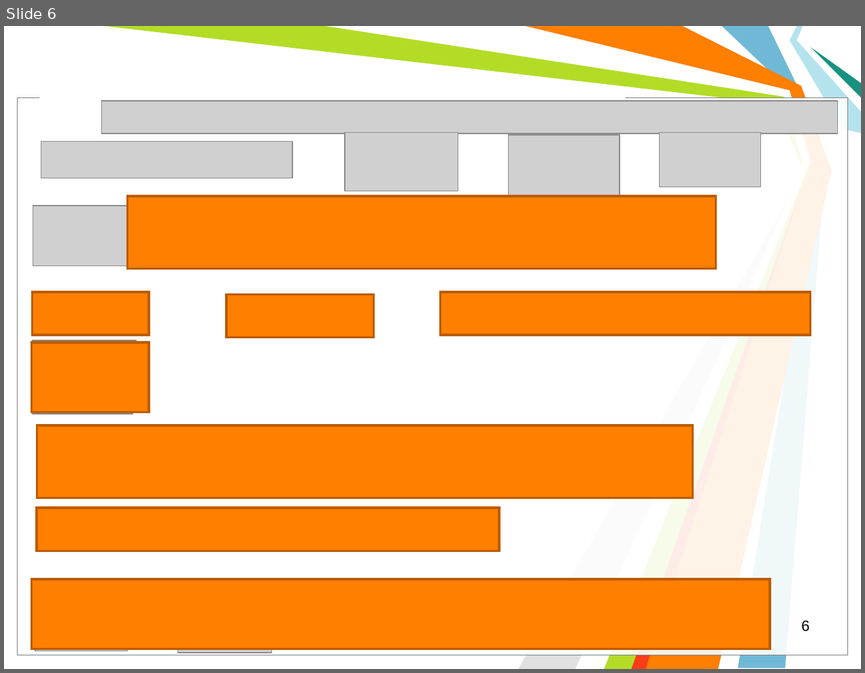
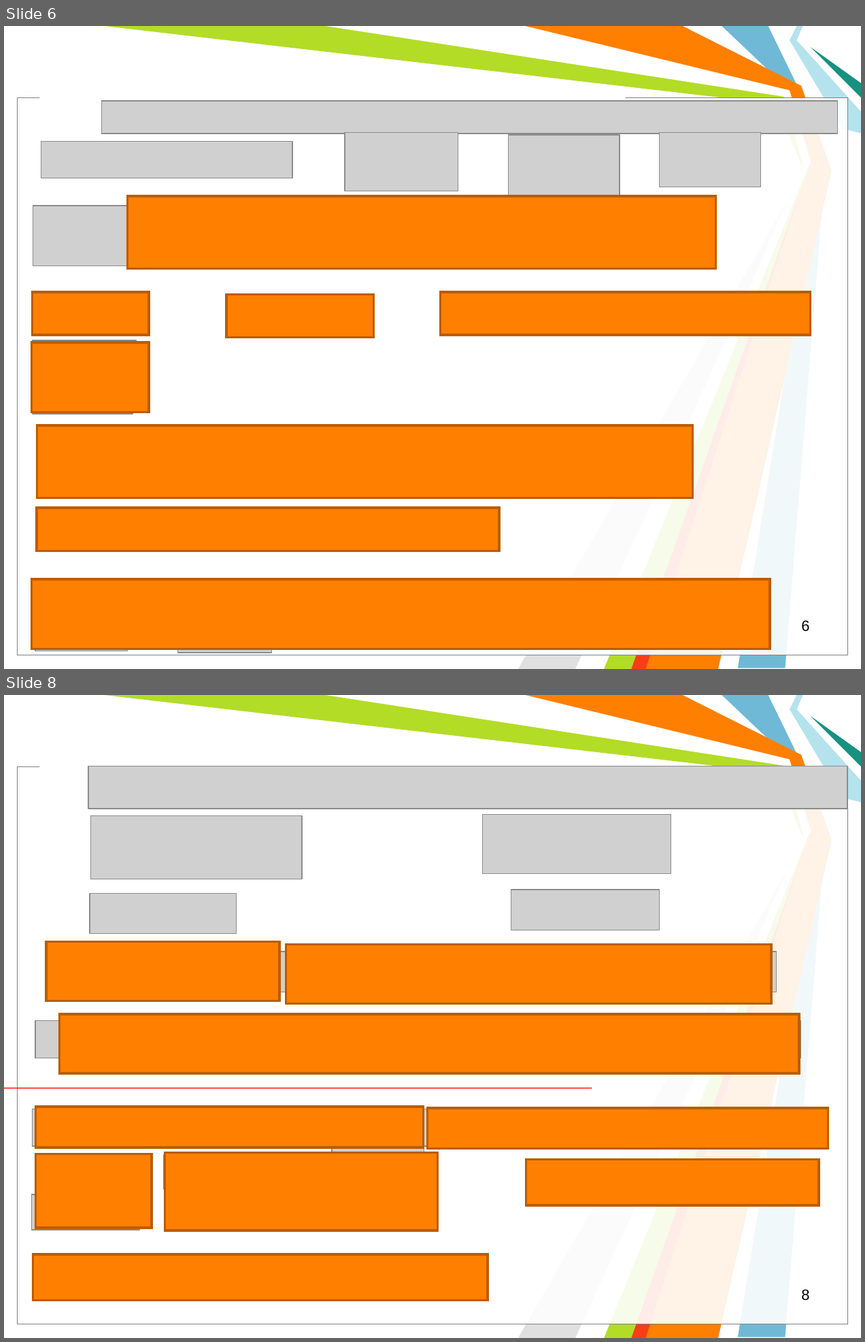
Before and after one commit to l432/NMK, a slide deck: Lecture/Chem/Lessons10/Less00_10sN.ppt. Shown one above the other, each under a label of ours: slide 6 before the commit, slides 6 and 8 after it; the slides between them are not shown. The pictures are 865x673 and 865x1342 pixels, drawn with LibreOffice and Linux fonts; fonts in the diff are those of the drawing; grey boxes stand for pictures; background and template pictures are left out. Boxes give left, top, right and bottom in pixels: in the first picture for what was removed or moved away, otherwise in the second. Text is boxed around its words. In the diff, an @@ line names an element or a change of style, - is before the commit and + after.

```diff
--- a/Lecture/Chem/Lessons10/Less00_10sN.ppt
+++ b/Lecture/Chem/Lessons10/Less00_10sN.ppt
@@ slide 8 added at (4,695,861,1338), background #FFFFFF; not listed: 11 template elements that a slide beside it also shows @@
@@ picture added at (88,766,847,808) @@
@@ picture added at (90,816,301,879) @@
@@ picture added at (483,814,672,873) @@
@@ picture added at (90,893,236,933) @@
@@ picture added at (511,889,659,930) @@
@@ rectangle added at (46,942,279,1001), fill #FF7F00, outline #BC5C00 2.01 pt @@
@@ picture added at (51,951,776,991) @@
@@ rectangle added at (286,945,771,1004), fill #FF7F00, outline #BC5C00 2.01 pt @@
@@ picture added at (35,1021,800,1057) @@
@@ rectangle added at (60,1014,799,1073), fill #FF7F00, outline #BC5C00 2.01 pt @@
@@ line added from (4, 1088) to (592, 1088), #FF0000 0.74 pt @@
@@ picture added at (33,1109,822,1146) @@
@@ rectangle added at (36,1106,423,1147), fill #FF7F00, outline #BC5C00 2.01 pt @@
@@ rectangle added at (427,1108,828,1149), fill #FF7F00, outline #BC5C00 2.01 pt @@
@@ rectangle added at (36,1153,152,1227), fill #FF7F00, outline #BC5C00 2.01 pt @@
@@ picture added at (163,1155,258,1189) @@
@@ rectangle added at (165,1153,438,1231), fill #FF7F00, outline #BC5C00 2.01 pt @@
@@ picture added at (332,1149,424,1183) @@
@@ rectangle added at (526,1159,818,1205), fill #FF7F00, outline #BC5C00 2.01 pt @@
@@ picture added at (31,1193,139,1229) @@
@@ rectangle added at (33,1254,488,1300), fill #FF7F00, outline #BC5C00 2.01 pt @@
@@ page number added at (801,1289,809,1300), 12.5 pt, text #000000 @@
+8
```
Also in this commit, not shown: 8 other slides added, 4 slides removed, 1 other file.
